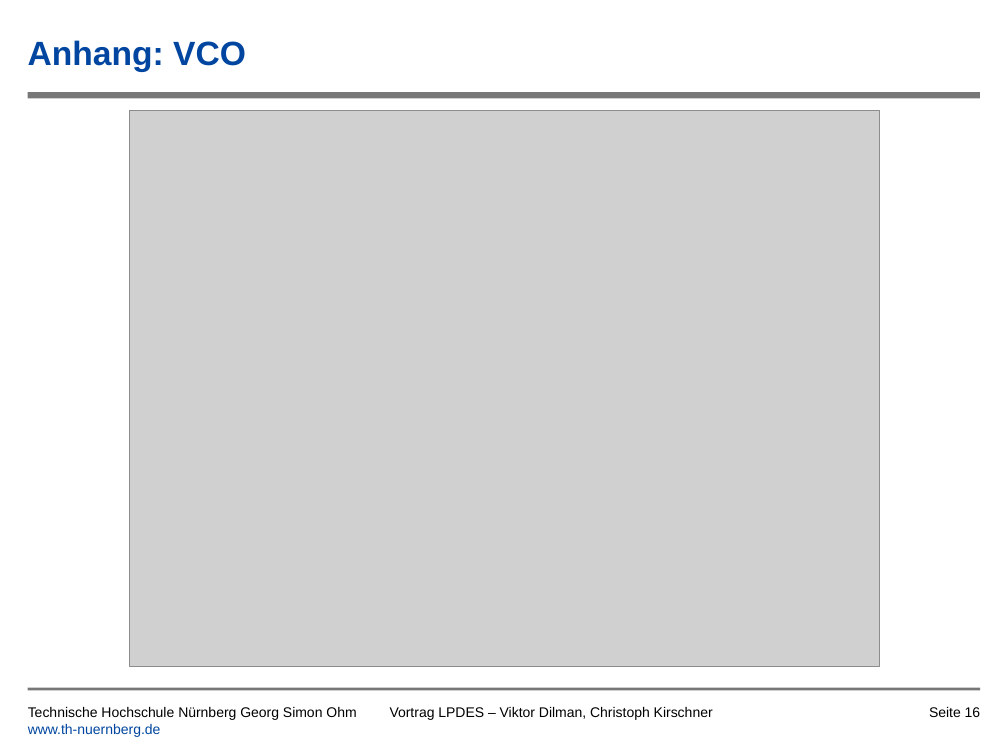
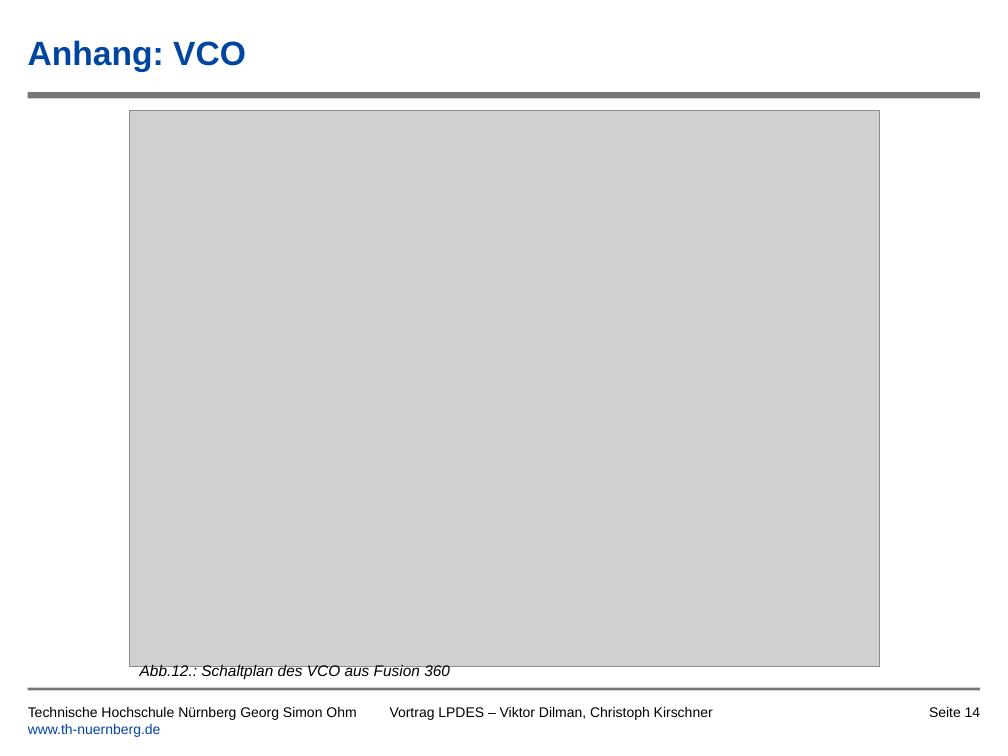
Before and after one commit to tsedlmeier/Synthesizer, a slide deck: slide 14 of Vortrag/Leiterplatte_als_Musikinstrument_Kirschner_Dilman.pptx (slide 16 before the commit). Drawn at 1008x756 pixels with LibreOffice and Linux fonts; fonts in the diff are those of the drawing; grey boxes stand for pictures; background and template pictures are left out. Boxes give left, top, right and bottom in pixels: in the first picture for what was removed or moved away, otherwise in the second. Text is boxed around its words. In the diff, an @@ line names an element or a change of style, - is before the commit and + after.

Commit message:
Anpassung Präsentation
Hinzufügen Abbildungsbeschreibung im Anhang

```diff
--- a/Vortrag/Leiterplatte_als_Musikinstrument_Kirschner_Dilman.pptx
+++ b/Vortrag/Leiterplatte_als_Musikinstrument_Kirschner_Dilman.pptx
@@ text added at (140, 664, 450, 680), 11 pt, text #000000, italic @@
+Abb.12.: Schaltplan des VCO aus Fusion 360
@@ page number at (929, 707, 981, 717): text changed @@
-Seite 16
+Seite 14
```
Also in this commit, not shown: 3 other slides changed, 1 slide removed.
